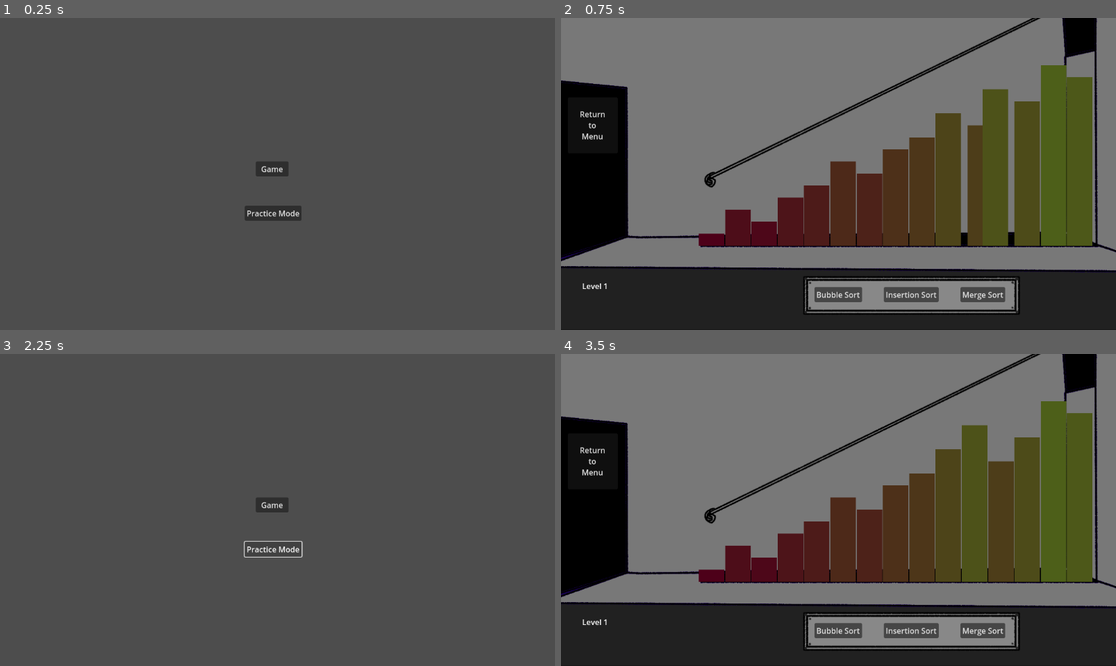
Above: before the commit, frames 1-4 (two rows, left to right).
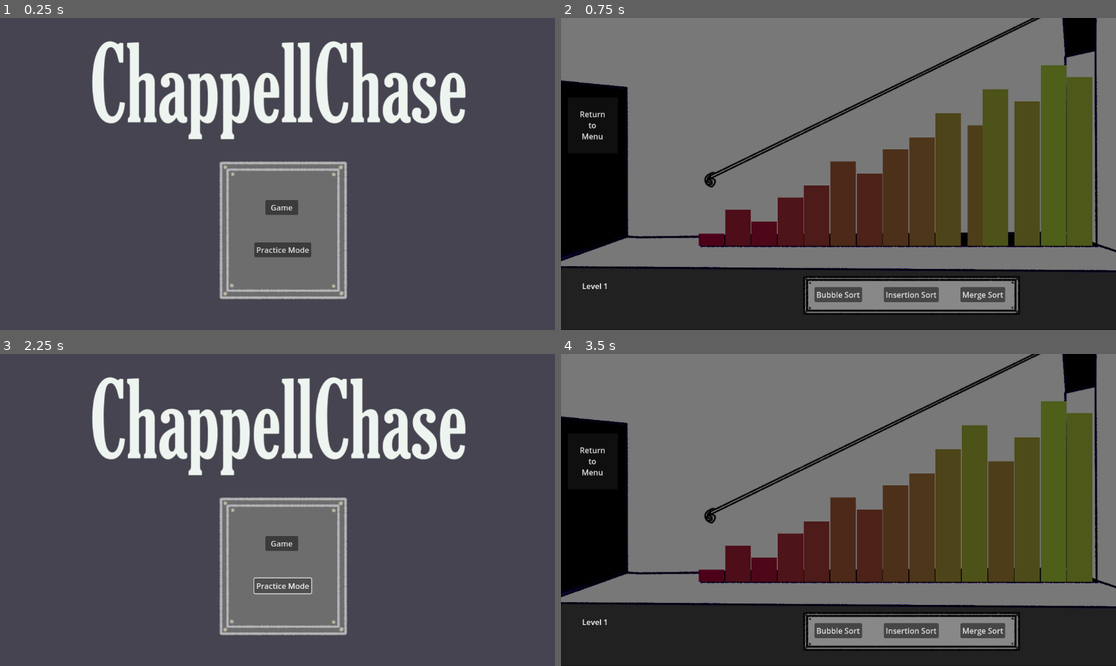
Above: after the commit, the same moments.

Repository: jematson/CS471ChappellChase
Game: Godot game, scene res://scenes/main_menu.tscn
Two runs of this game, one before a commit and one after it. Both use one fixed random seed, a clock stepped at 60 frames per second and the inputs below. This scene is started directly instead of the project's main scene.
Inputs:
- Up to frame 1 (0.25 s): no input
- Up to frame 2 (0.75 s): click "Game" at 0.5 s
- Up to frame 3 (2.25 s): click "Return to Menu" at 1.25 s; click "Practice Mode" at 2 s
- Up to frame 4 (3.5 s): click "Game" at 2.75 s

The runs differ from the first frame. In frame 1, 17% of the frame differs, in the area x 16-84%, y 7-91%; in frame 2, nothing differs; in frame 3, 17%; in frame 4, nothing differs.

Commit message:
Add main menu background

Diff:
--- a/scenes/main_menu.tscn
+++ b/scenes/main_menu.tscn
@@ -1,6 +1,7 @@
-[gd_scene load_steps=2 format=3 uid="uid://df2qqsnyycbb4"]
+[gd_scene load_steps=3 format=3 uid="uid://mnqockvn8flx"]
 
-[ext_resource type="Script" uid="uid://bofvk003c68ty" path="res://source/main_menu.gd" id="1_l6cm7"]
+[ext_resource type="Script" uid="uid://boa2mb8f83bev" path="res://source/main_menu.gd" id="1_l6cm7"]
+[ext_resource type="Texture2D" uid="uid://btjdito1nbbhe" path="res://scenes/ccmainmenu.png" id="2_ekxnf"]
 
 [node name="MainMenu" type="Control"]
 layout_mode = 3
@@ -11,20 +12,28 @@
 grow_vertical = 2
 script = ExtResource("1_l6cm7")
 
+[node name="TextureRect" type="TextureRect" parent="."]
+layout_mode = 0
+offset_left = -13.0
+offset_top = -14.0
+offset_right = 1174.0
+offset_bottom = 669.0
+texture = ExtResource("2_ekxnf")
+
 [node name="GameButton" type="Button" parent="."]
 layout_mode = 0
-offset_left = 531.0
-offset_top = 298.0
-offset_right = 599.0
-offset_bottom = 329.0
+offset_left = 551.0
+offset_top = 378.0
+offset_right = 619.0
+offset_bottom = 409.0
 text = "Game"
 
 [node name="PracticeButton" type="Button" parent="."]
 layout_mode = 0
-offset_left = 508.0
-offset_top = 390.0
-offset_right = 626.0
-offset_bottom = 421.0
+offset_left = 528.0
+offset_top = 466.0
+offset_right = 646.0
+offset_bottom = 497.0
 text = "Practice Mode"
 
 [connection signal="pressed" from="GameButton" to="." method="_on_game_button_pressed"]
Binary file added: scenes/ccmainmenu.png
Not shown, added: scenes/ccmainmenu.png.import
